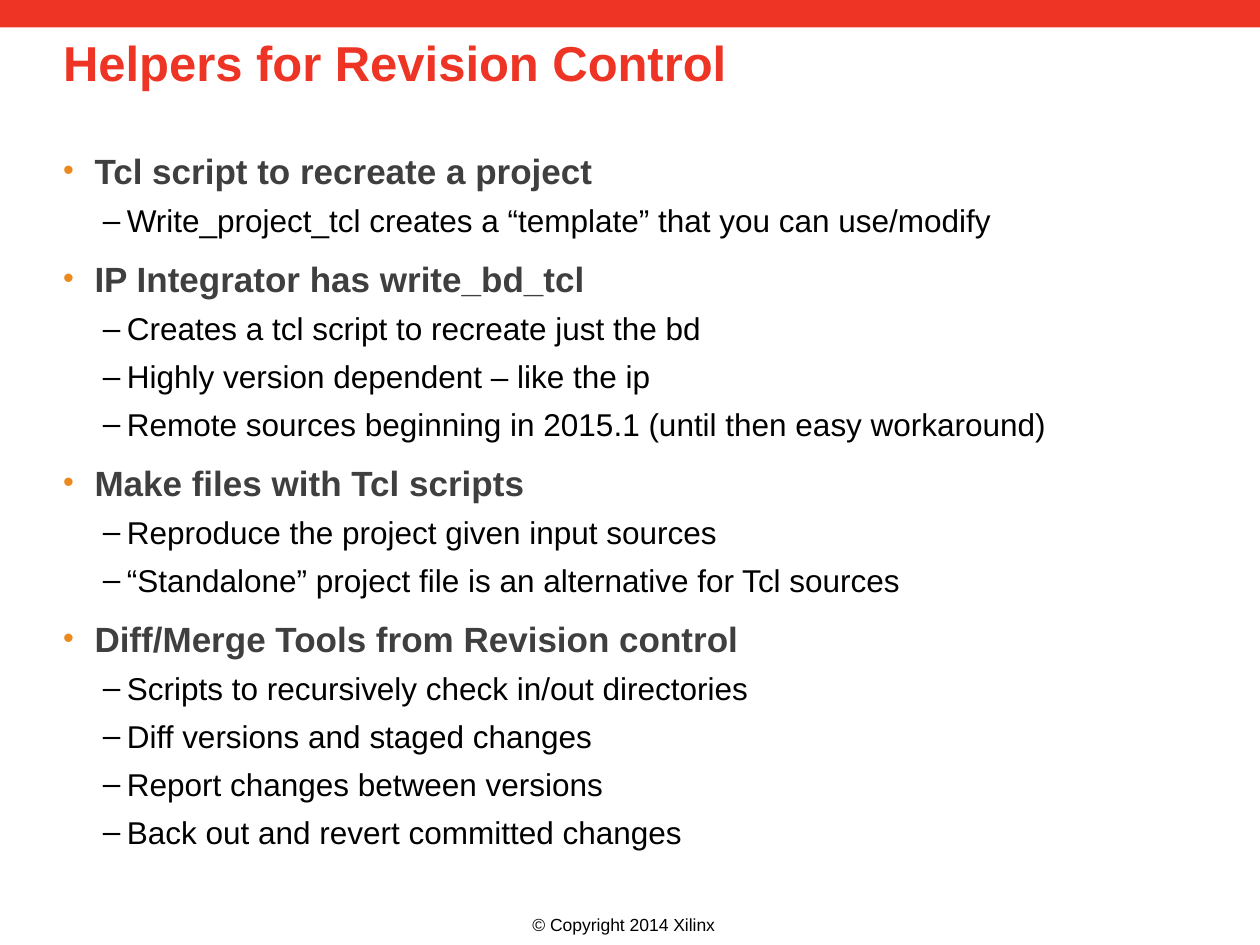
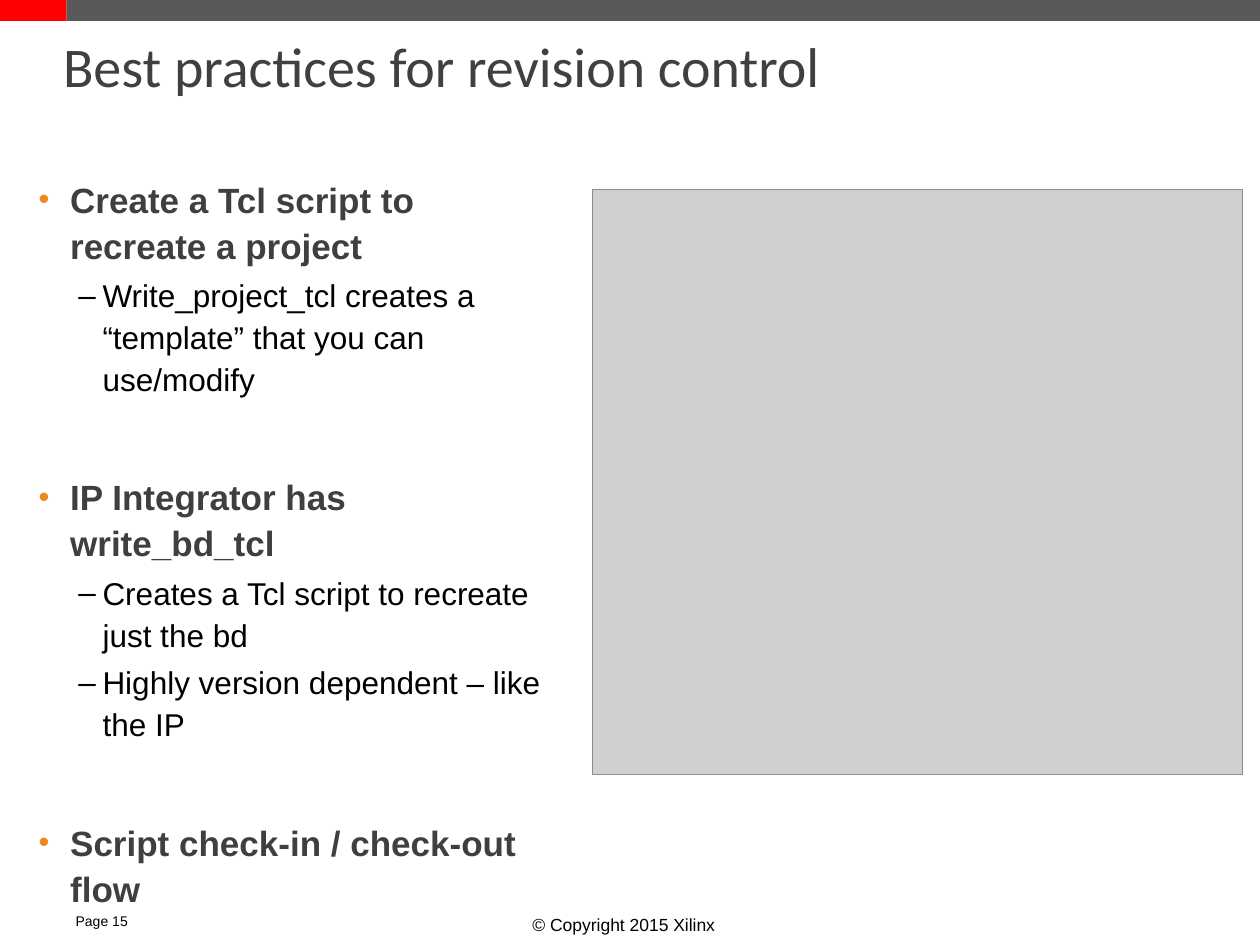
Before and after one commit to Xilinx/revCtrl, a slide deck: slide 15 of doc/versionControl.pptx (slide 5 before the commit). Drawn at 1260x945 pixels with LibreOffice and Linux fonts; fonts in the diff are those of the drawing; grey boxes stand for pictures; background and template pictures are left out. Boxes give left, top, right and bottom in pixels: in the first picture for what was removed or moved away, otherwise in the second. Text is boxed around its words. In the diff, an @@ line names an element or a change of style, - is before the commit and + after.

```diff
--- a/doc/versionControl.pptx
+++ b/doc/versionControl.pptx
@@ rectangle added at <box>0,0,67,21</box>, fill #FF0000 @@
@@ rectangle: place and size @@
-rectangle at <box>0,0,1260,28</box>
+rectangle at <box>67,0,1260,21</box>
@@ rectangle at <box>67,0,1260,21</box>: fill #EE3424 to #595959 @@
@@ title at <box>63,48,819,96</box>: text changed; size 28 to 32 pt; font Arial to Calibri; text colour #EE3424 to #404040; bold off @@
-Helpers for Revision Control
+Best practices for revision control
@@ text "Create a Tcl script to ...": place and size @@
-text "Create a Tcl script to ..." at <box>94,158,1046,850</box>
+text "Create a Tcl script to ..." at <box>70,187,540,903</box>
@@ text at <box>70,187,414,266</box>: text changed @@
-• Tcl script to recreate a project
+• Create a Tcl script to recreate a project
@@ picture added at <box>592,189,1242,775</box> @@
@@ text at <box>70,582,540,903</box>: text changed @@
-  – Creates a tcl script to recreate just the bd
-  – Highly version dependent – like the ip
-  – Remote sources beginning in 2015.1 (until then easy workaround)
-• Make files with Tcl scripts
-  – Reproduce the project given input sources
-  – “Standalone” project file is an alternative for Tcl sources
-• Diff/Merge Tools from Revision control
-  – Scripts to recursively check in/out directories
-  – Diff versions and staged changes
-  – Report changes between versions
-  – Back out and revert committed changes
+  – Creates a Tcl script to recreate just the bd
+  – Highly version dependent – like the IP
+• Script check-in / check-out flow
@@ page number added at <box>76,916,128,929</box>, 8 pt, text #000000 @@
+Page 15
@@ text at <box>550,918,715,935</box>: text changed @@
-© Copyright 2014 Xilinx
+© Copyright 2015 Xilinx
```
Also in this commit, not shown: 20 other slides changed, 19 slides added, 8 slides removed.
